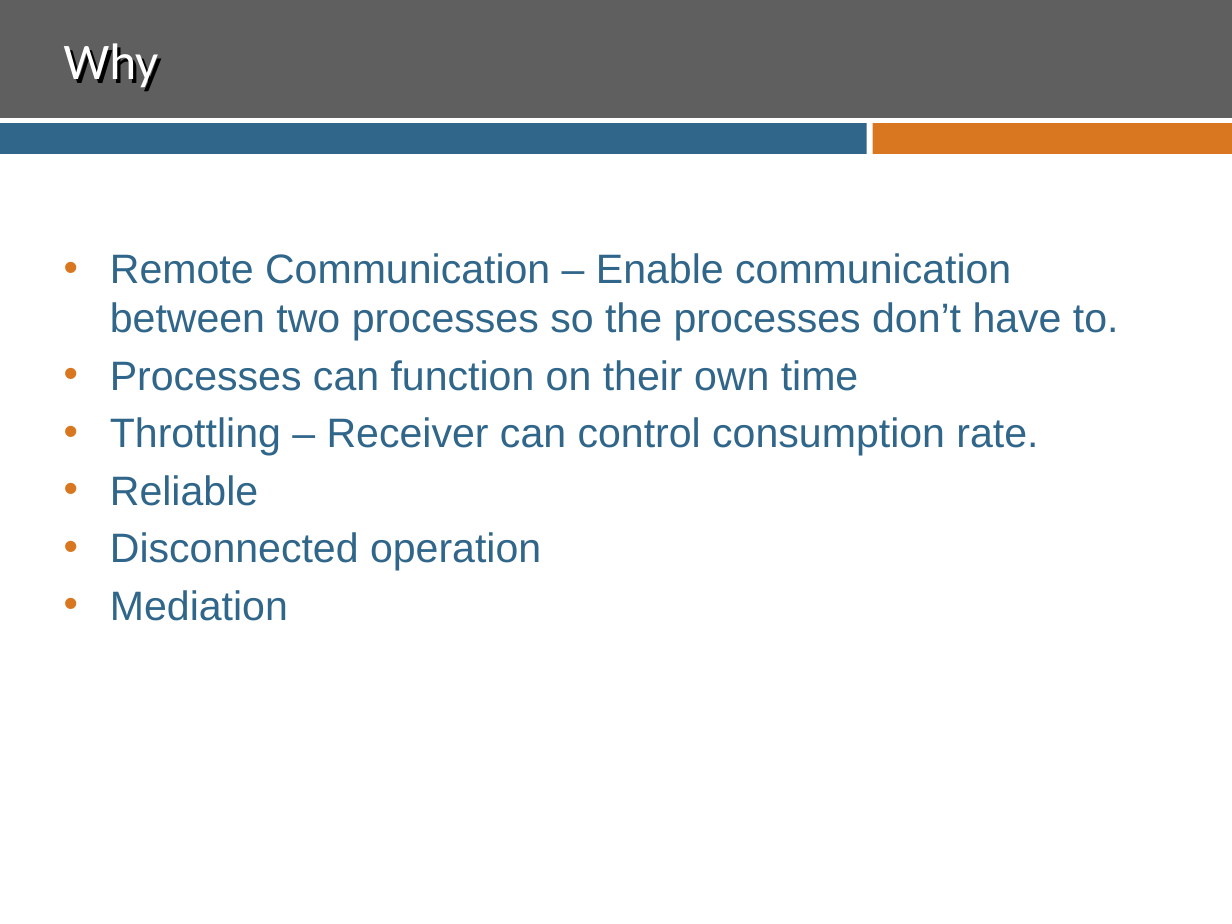
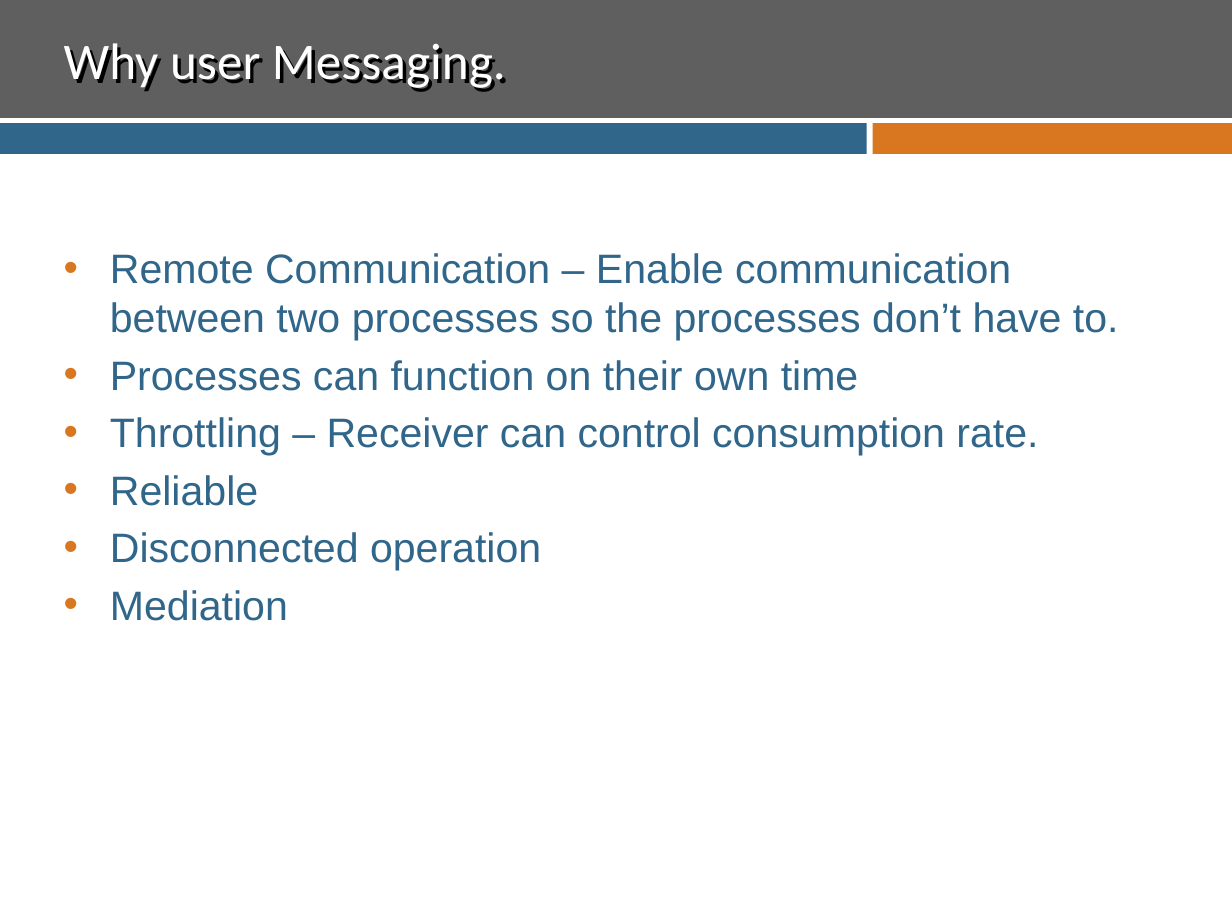
Before and after one commit to ssuing8825/MessagingDemo, a slide deck: slide 8 of Presentation.pptx (slide 9 before the commit). Drawn at 1232x924 pixels with LibreOffice and Linux fonts; fonts in the diff are those of the drawing; background and template pictures are left out. Boxes give left, top, right and bottom in pixels: in the first picture for what was removed or moved away, otherwise in the second. Text is boxed around its words. In the diff, an @@ line names an element or a change of style, - is before the commit and + after.

```diff
--- a/Presentation.pptx
+++ b/Presentation.pptx
@@ title at (x1=64, y1=43, x2=506, y2=92): text changed @@
-Why
+Why user Messaging.
```
Also in this commit, not shown: 7 other slides changed, 3 slides added, 1 slide removed.
